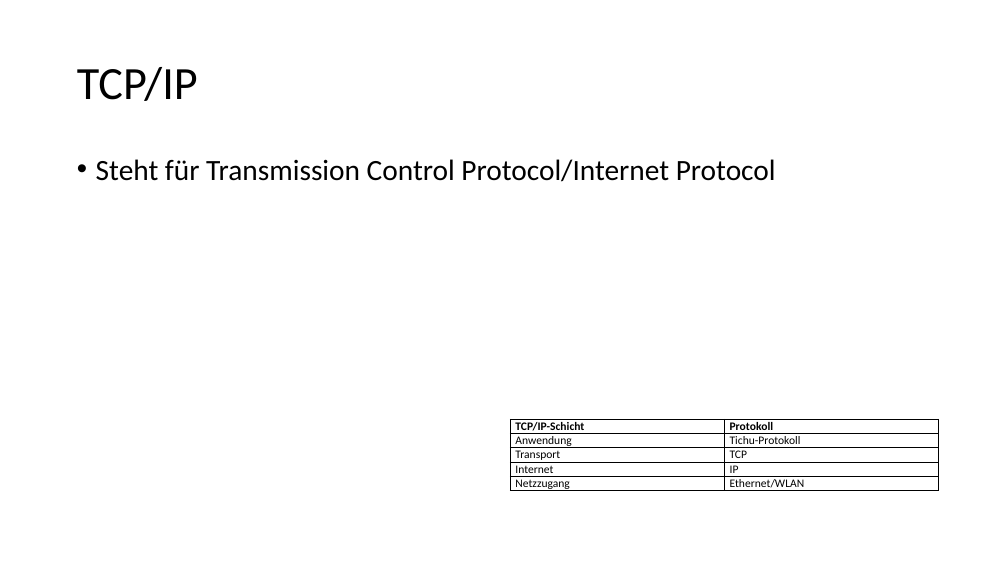
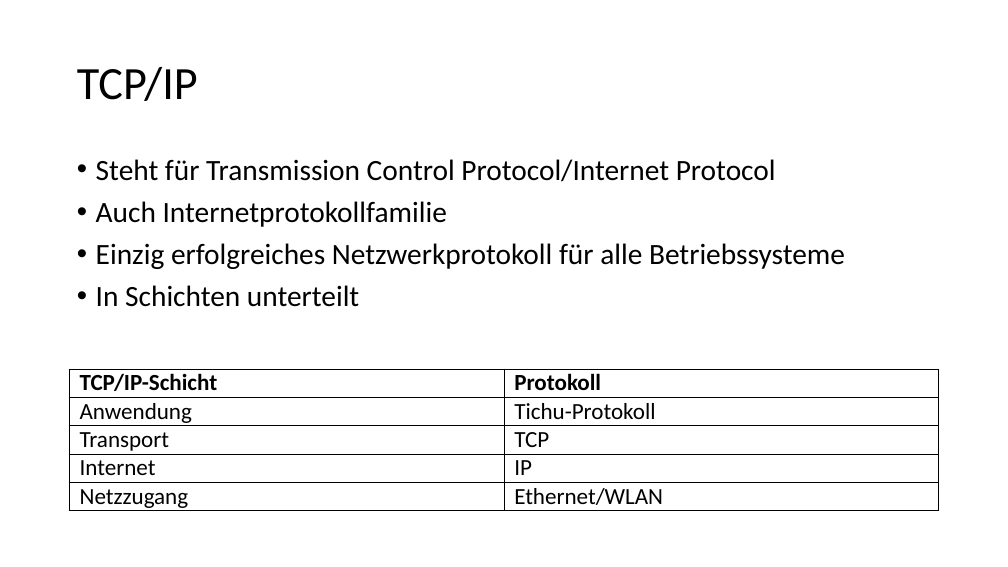
Before and after one commit to NickDenzler/MA_Praesentation, a slide deck: slide 3 of MA Präsentation.pptx. Drawn at 1008x567 pixels with LibreOffice and Linux fonts; fonts in the diff are those of the drawing. Boxes give left, top, right and bottom in pixels: in the first picture for what was removed or moved away, otherwise in the second. Text is boxed around its words. In the diff, an @@ line names an element or a change of style, - is before the commit and + after.

```diff
--- a/MA Präsentation.pptx
+++ b/MA Präsentation.pptx
@@ text at (x1=96, y1=201, x2=845, y2=307): paragraphs added @@
+• Auch Internetprotokollfamilie
+• Einzig erfolgreiches Netzwerkprotokoll für alle Betriebssysteme
+• In Schichten unterteilt
@@ table at (x1=70, y1=369, x2=939, y2=512) @@
@@ size 11 to 22 pt @@
@@ table resized from (x1=510, y1=420, x2=938, y2=495) to (x1=70, y1=369, x2=939, y2=512) @@
```
Also in this commit, not shown: 1 other slide changed.
